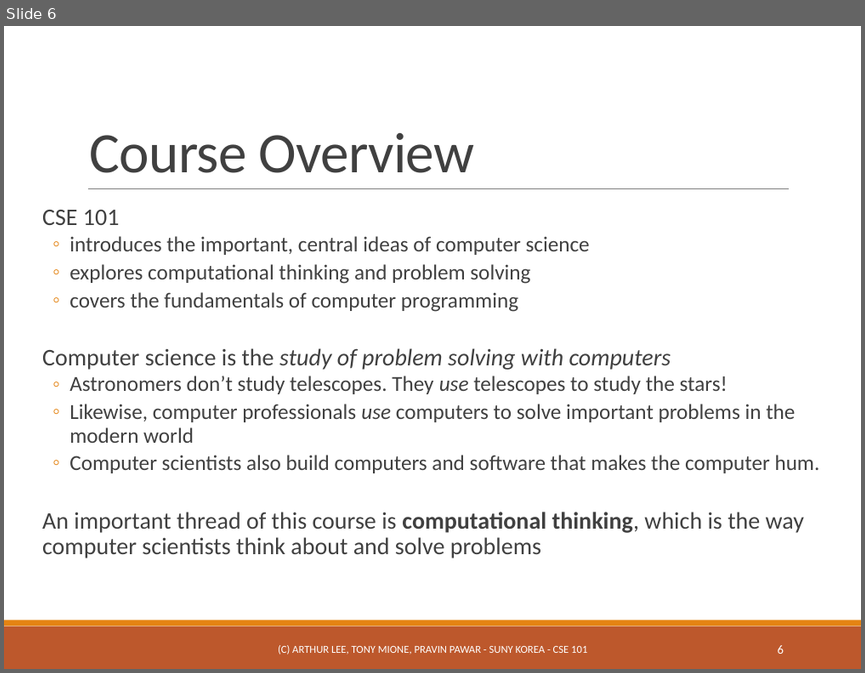
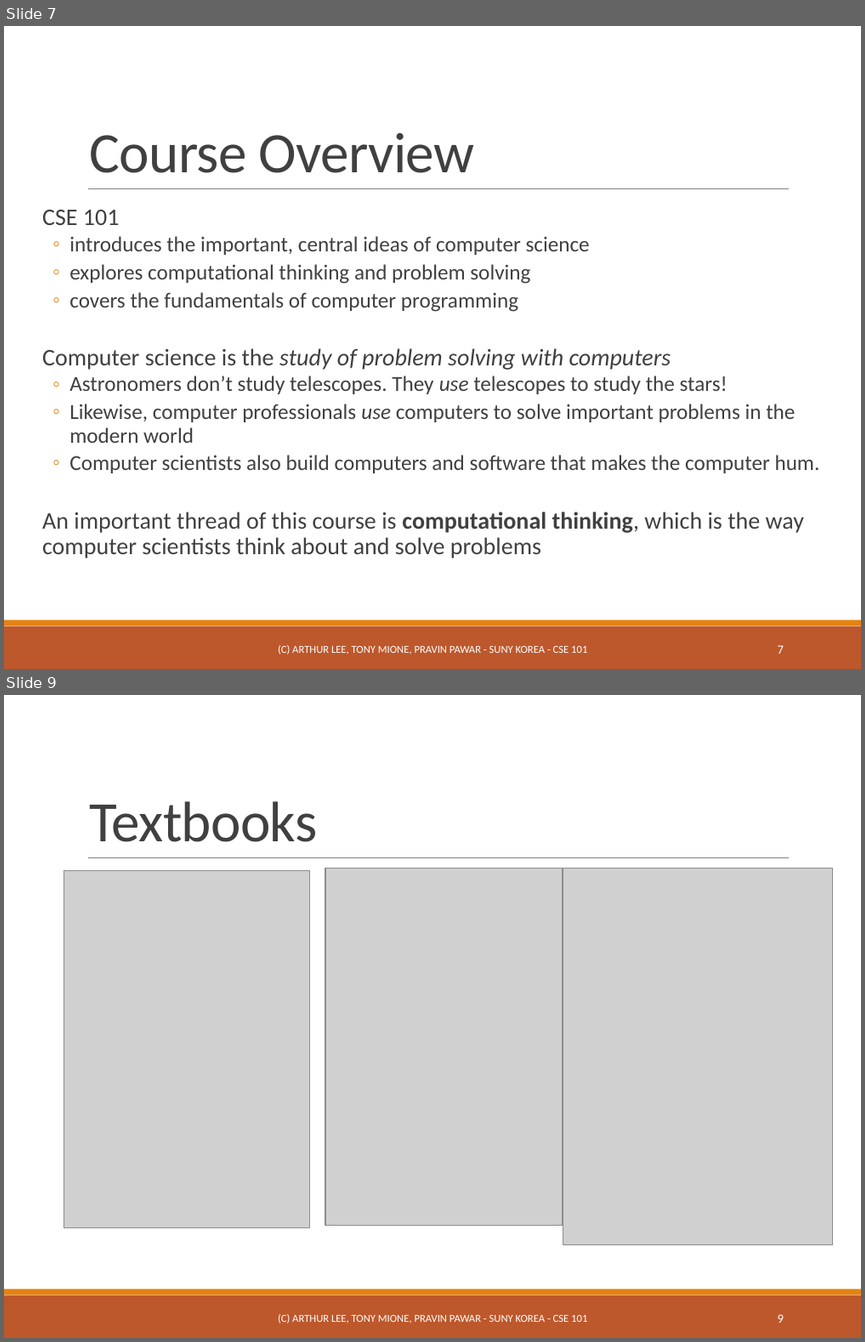
Before and after one commit to ppawar/ppawar.github.io, a slide deck: CSE101-S19/Slides/PPT/CSE101_Lec0.pptx. Shown one above the other, each under a label of ours: slide 6 before the commit, slides 7 and 9 after it; the slides between them are not shown. The pictures are 865x673 and 865x1342 pixels, drawn with LibreOffice and Linux fonts; fonts in the diff are those of the drawing; grey boxes stand for pictures. Boxes give left, top, right and bottom in pixels: in the first picture for what was removed or moved away, otherwise in the second. Text is boxed around its words. In the diff, an @@ line names an element or a change of style, - is before the commit and + after.

```diff
--- a/CSE101-S19/Slides/PPT/CSE101_Lec0.pptx
+++ b/CSE101-S19/Slides/PPT/CSE101_Lec0.pptx
@@ slide 9 added at (4,695,861,1338), background #FFFFFF; not listed: 3 template elements that a slide beside it also shows @@
@@ title added at (90,801,318,842), 48 pt, text #404040 @@
+Textbooks
@@ picture added at (64,871,309,1228) @@
@@ picture added at (325,868,562,1225) @@
@@ picture added at (563,868,833,1245) @@
@@ text added at (278,1314,587,1323), 9 pt, text #FFFFFF @@
+(C) ARTHUR LEE, TONY MIONE, PRAVIN PAWAR - SUNY KOREA - CSE 101
@@ page number added at (778,1314,783,1322), 10.5 pt, text #FFFFFF @@
+9
@@ what was slide 6 is now slide 7 @@
@@ page number at (778,645,783,653): text changed @@
-6
+7
```
Also in this commit, not shown: 5 slides changed, 1 other slide added, 26 other files.
